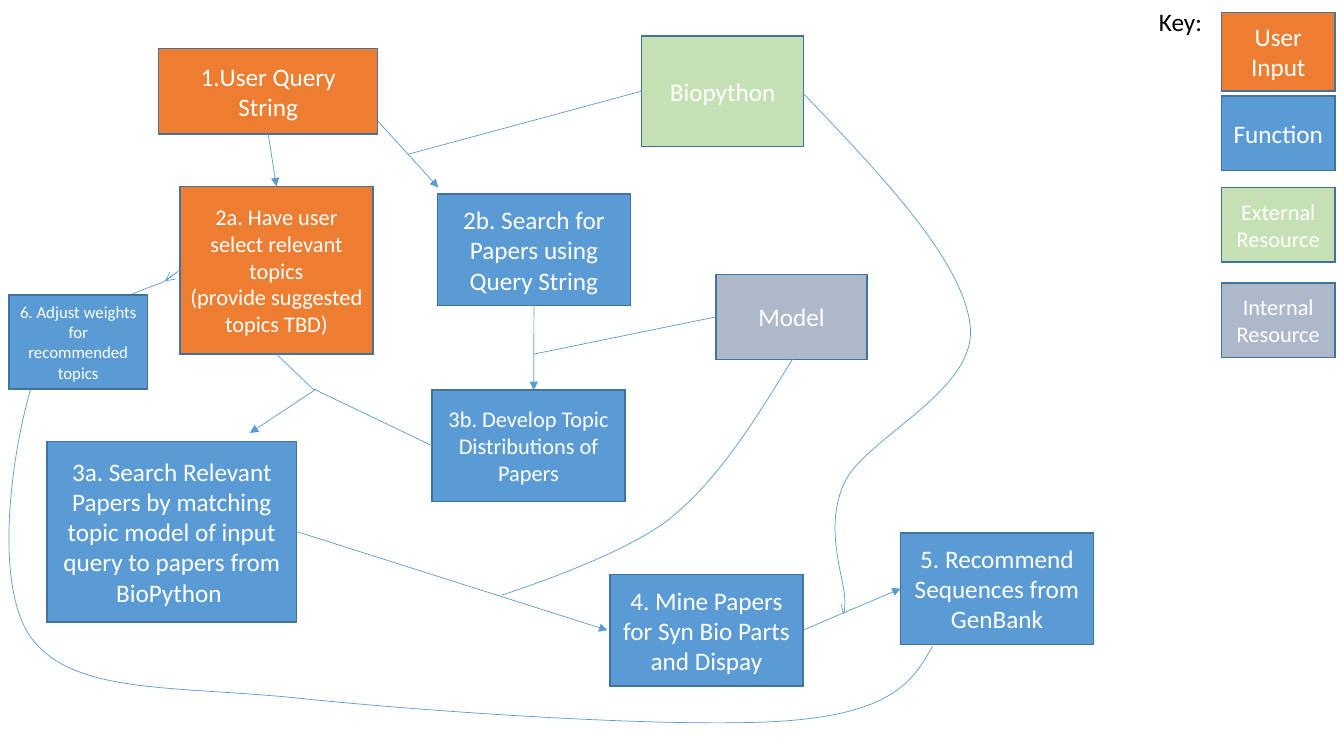
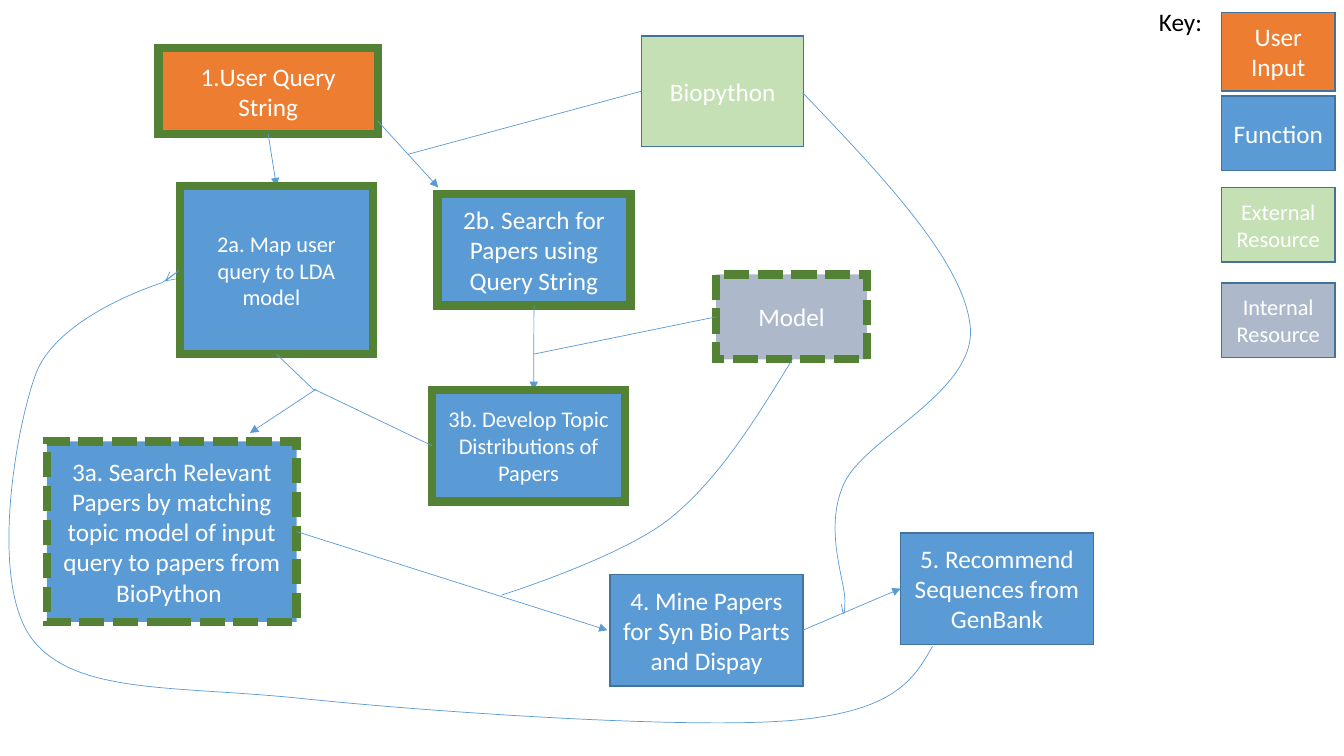
Before and after one commit to BU-EC552/EC552SaturnLab, a slide deck: slide 1 of ReferenceFlowchart.pptx. Drawn at 1344x756 pixels with LibreOffice and Linux fonts; fonts in the diff are those of the drawing. Boxes give left, top, right and bottom in pixels: in the first picture for what was removed or moved away, otherwise in the second. Text is boxed around its words. In the diff, an @@ line names an element or a change of style, - is before the commit and + after.

```diff
--- a/ReferenceFlowchart.pptx
+++ b/ReferenceFlowchart.pptx
@@ rectangle "2a. Map user query to ..." at box(180, 187, 373, 355): fill #ED7D31 to #5B9BD5; outline #43739E 1 pt to #548235 6 pt @@
@@ text in rectangle at box(217, 237, 335, 305): text changed @@
-2a. Have user select relevant topics
-(provide suggested topics TBD)
+2a. Map user query to LDA model
@@ rectangle removed at box(9, 295, 148, 389) @@
-6. Adjust weights for recommended topics
@@ rectangle "Model" at box(716, 274, 867, 359): outline #43739E 1 pt to #548235 6 pt dashed @@
@@ outline #43739E 1 pt to #548235 6 pt in 3 elements at box(158, 48, 377, 134), box(438, 195, 630, 306), box(433, 390, 625, 501) @@
@@ rectangle "3a. Search Relevant Papers by ..." at box(47, 442, 297, 622): outline #43739E 1 pt to #548235 6 pt dashed @@
```
Also in this commit, not shown: 1 other slide changed.
